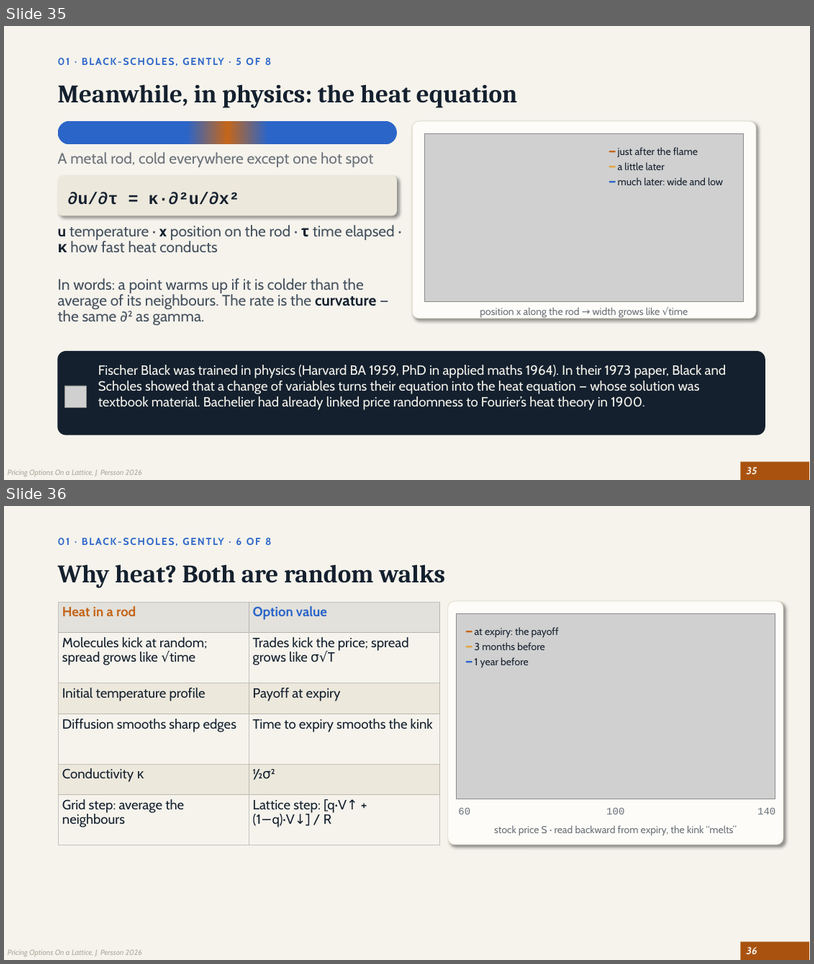
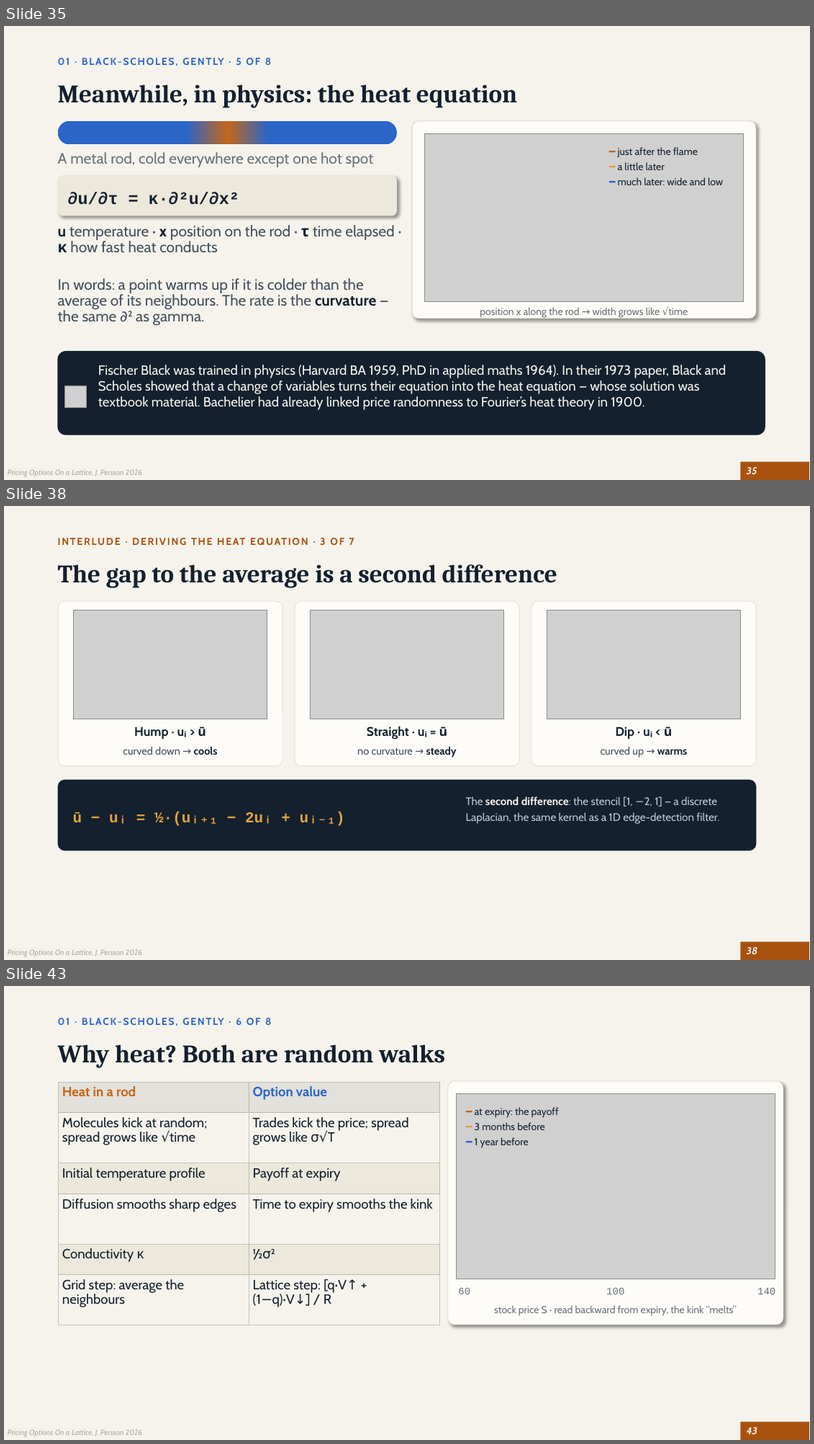
Before and after one commit to johan162/EduMatcher, a slide deck: docs/presentations/finance/Option Pricing on a Lattice.pptx. Shown one above the other, each under a label of ours: slides 35 and 36 before the commit, slides 35, 38 and 43 after it; the slides between them are not shown. The pictures are 814x964 and 814x1444 pixels, drawn with LibreOffice and Linux fonts; fonts in the diff are those of the drawing; grey boxes stand for pictures. Boxes give left, top, right and bottom in pixels: in the first picture for what was removed or moved away, otherwise in the second. Text is boxed around its words. In the diff, an @@ line names an element or a change of style, - is before the commit and + after.

```diff
--- a/docs/presentations/finance/Option Pricing on a Lattice.pptx
+++ b/docs/presentations/finance/Option Pricing on a Lattice.pptx
@@ slide 38 added at [4,506,810,960], background #F5F3EC; not listed: 2 template elements that a slide beside it also shows @@
@@ text added at [320,538,355,545], 12 pt, text #A9520F, bold @@
+INTERLUDE · DERIVING THE HEAT EQUATION · 3 OF 7
@@ title added at [58,564,558,587], 30 pt, text #14202E, bold @@
+The gap to the average is a second difference
@@ rounded rectangle added at [58,601,283,765], fill #FDFCF8, outline #DDD7C6 0.5 pt @@
@@ picture added at [74,610,267,720] @@
@@ rounded rectangle added at [295,601,520,765], fill #FDFCF8, outline #DDD7C6 0.5 pt @@
@@ picture added at [311,610,504,720] @@
@@ rounded rectangle added at [532,601,757,765], fill #FDFCF8, outline #DDD7C6 0.5 pt @@
@@ picture added at [548,610,741,720] @@
@@ text added at [134,726,206,739], 15 pt, text #14202E, bold @@
+Hump · uᵢ > ū
@@ text added at [367,726,448,739], 15 pt, text #14202E, bold @@
+Straight · uᵢ = ū
@@ text added at [616,726,672,739], 15 pt, text #14202E, bold @@
+Dip · uᵢ < ū
@@ text added at [123,746,218,754], 12.5 pt, text #44505E @@
+curved down → cools
@@ text added at [358,746,457,757], 12.5 pt, text #44505E @@
+no curvature → steady
@@ text added at [601,746,687,757], 12.5 pt, text #44505E @@
+curved up → warms
@@ rounded rectangle added at [58,780,757,850], fill #14202E @@
@@ text added at [466,796,720,823], 13 pt, text #BFCAD6 @@
+The second difference: the stencil [1, −2, 1] — a discrete Laplacian, the same kernel as a 1D edge-detection filter.
@@ text added at [73,811,345,826], 18 pt, text #E3A33B, bold @@
+ū − uᵢ = ½·(uᵢ₊₁ − 2uᵢ + uᵢ₋₁)
@@ what was slide 36 is now slide 43 @@
@@ page number at [747,1427,758,1434]: text changed @@
-36
+43
```
Also in this commit, not shown: 6 other slides added, 2 other files.
